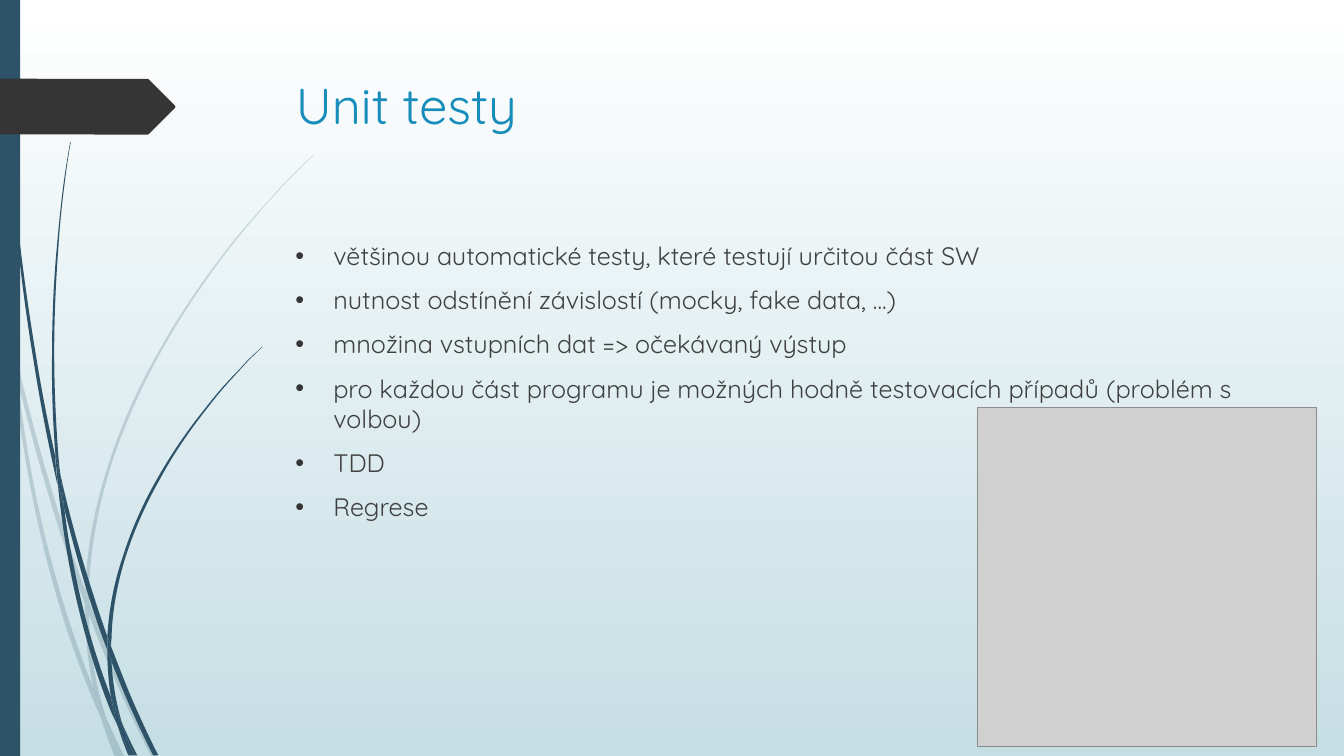
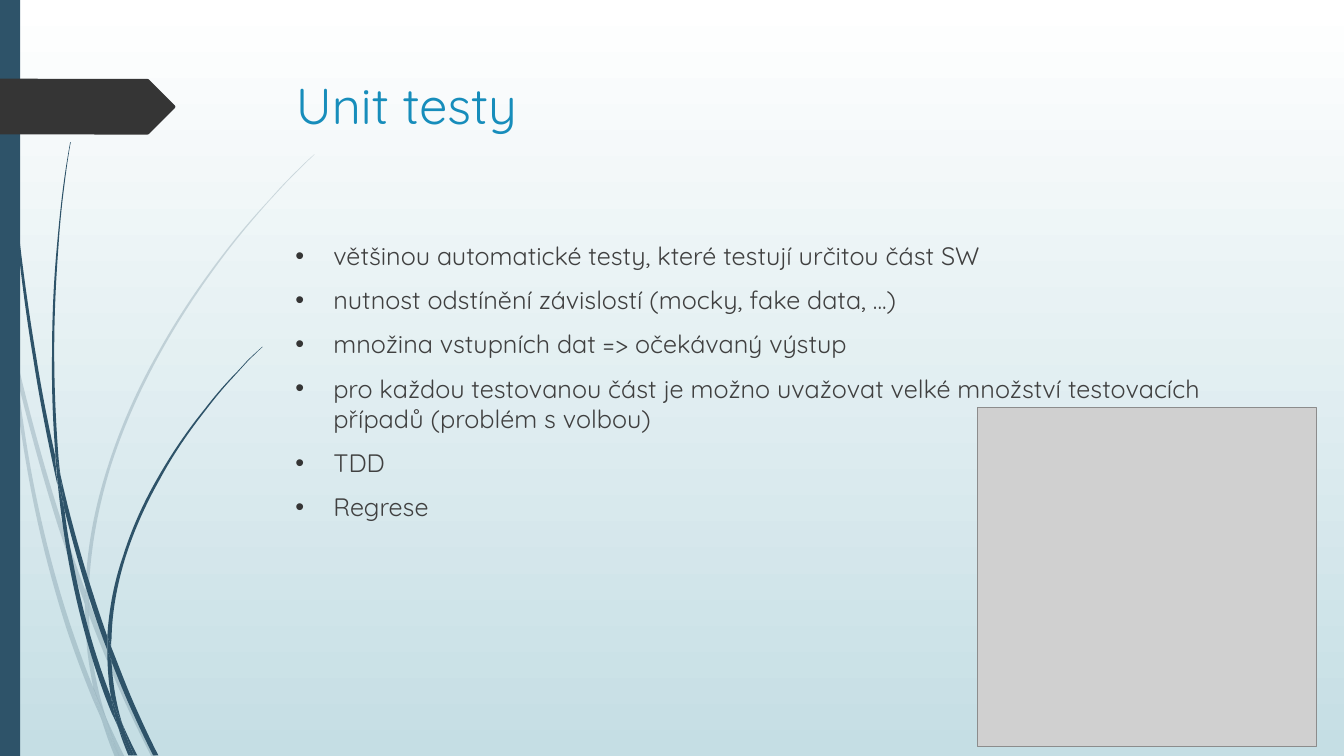
Before and after one commit to petrjanis01/PNE_UnitTests, a slide deck: slide 3 of UnitTests.pptx. Drawn at 1344x756 pixels with LibreOffice and Linux fonts; fonts in the diff are those of the drawing; grey boxes stand for pictures. Boxes give left, top, right and bottom in pixels: in the first picture for what was removed or moved away, otherwise in the second. Text is boxed around its words. In the diff, an @@ line names an element or a change of style, - is before the commit and + after.

Commit message:
typo fix

```diff
--- a/UnitTests.pptx
+++ b/UnitTests.pptx
@@ text at (x1=333, y1=379, x2=1200, y2=433): text changed @@
-• pro každou část programu je možných hodně testovacích případů (problém s volbou)
+• pro každou testovanou část je možno uvažovat velké množství testovacích případů (problém s volbou)
```
Also in this commit, not shown: 1 other slide changed.
